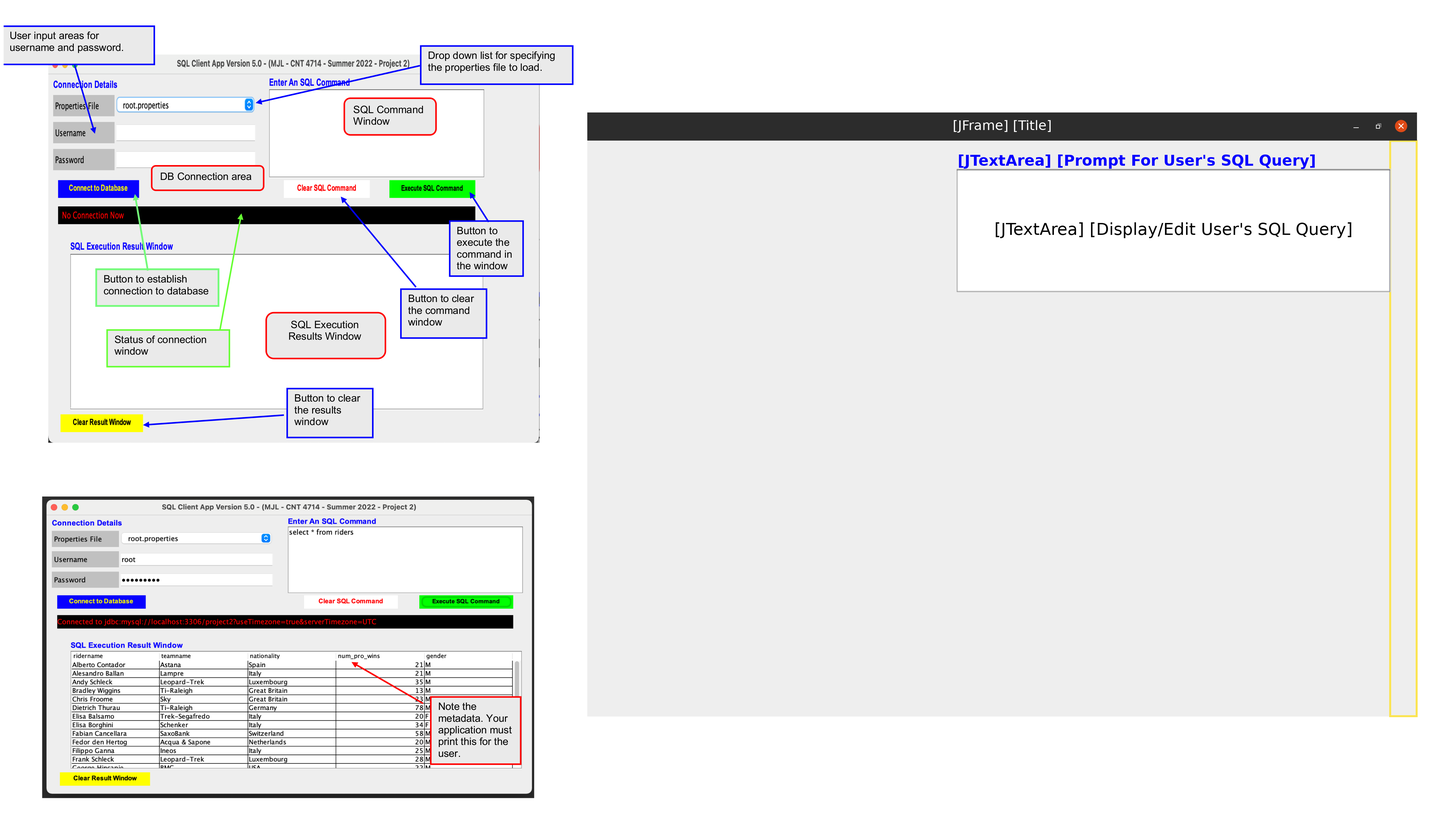
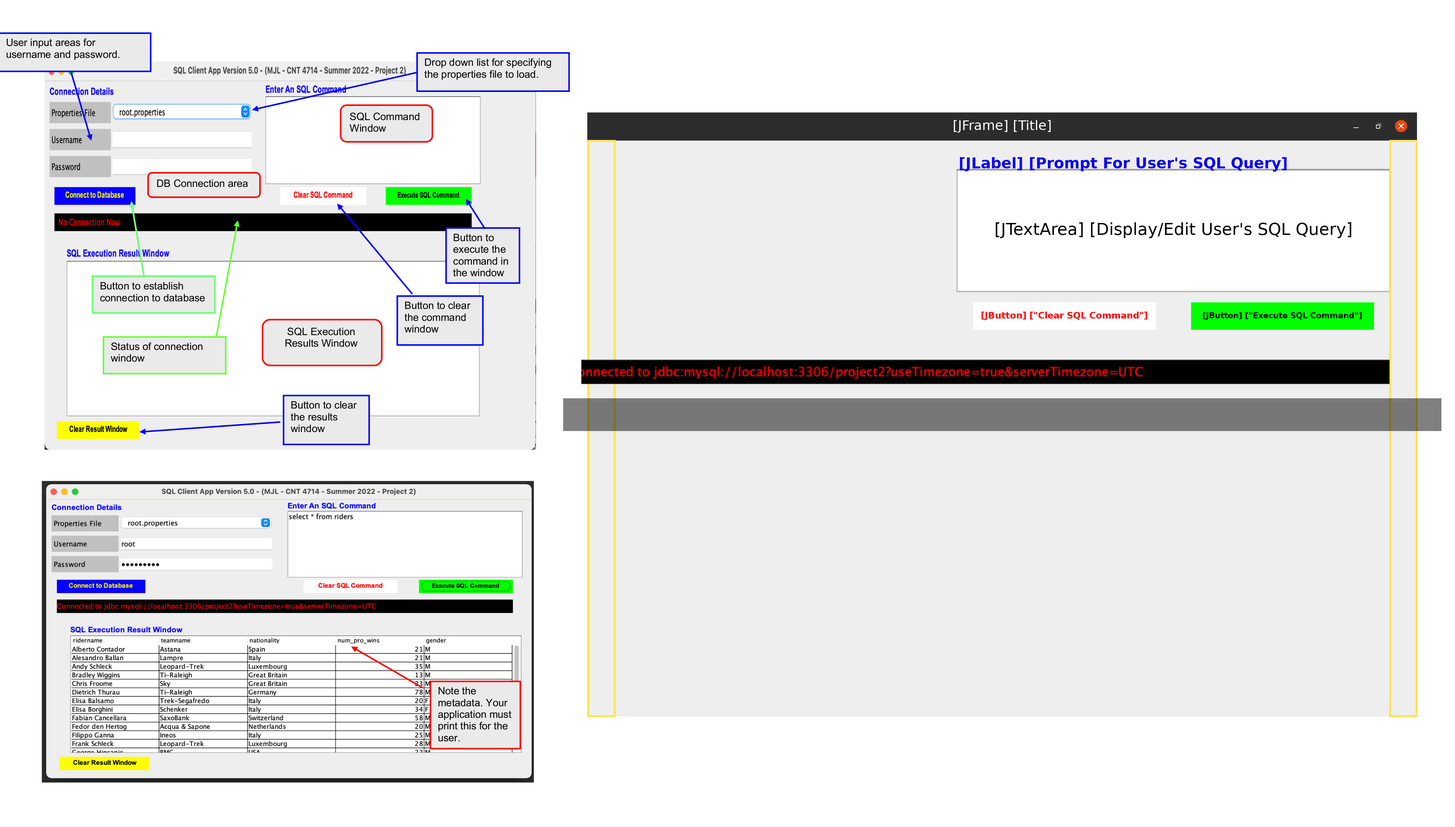
Revision of a layered w=1455, h=827 image; what changed, layer by layer:
added layer "horizontalHalfJFrame" (50%) above "verticalHalfJFrame" over <box>563,398,1442,431</box>
painted on "desired" over <box>0,25,586,450</box>
added layer "connectionStatusArea" above "desired2" over <box>581,359,1390,385</box>
painted on "desired2" over <box>41,480,535,799</box>
added layer "marginEast copy" above "marginEast" over <box>587,139,616,718</box>
renamed "eastMargin" to "marginEast", moved it above "boxTopLabels" over <box>1389,139,1418,431</box>
added layer "[JButton] ['Clear SQL Command'..." above "clearSQLCommand" over <box>981,311,1148,321</box>
added layer "clearSQLCommand" above "[JButton] ['Execute SQL Comman..." over <box>973,302,1157,330</box>
added layer "[JButton] ['Execute SQL Comman..." above "executeSQLCommand" over <box>1203,312,1363,320</box>
added layer "executeSQLCommand" above "[JTextArea] [Display/Edit User..." over <box>1191,302,1375,330</box>
renamed "[JTextPane] [Prompt For User SQL Query]" to "[JLabel] [Prompt For User's SQL Query]", painted on it over <box>958,154,1316,172</box>
